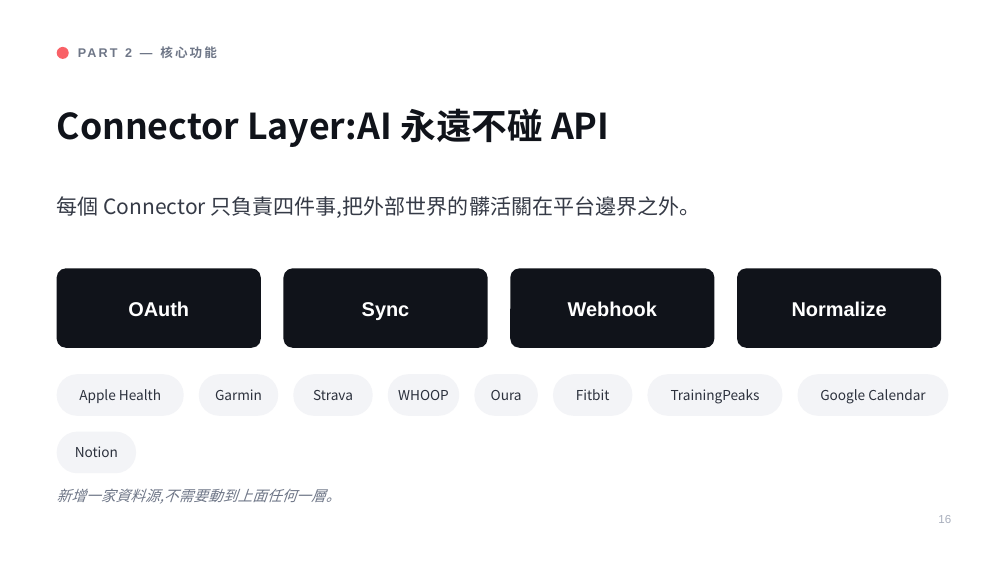
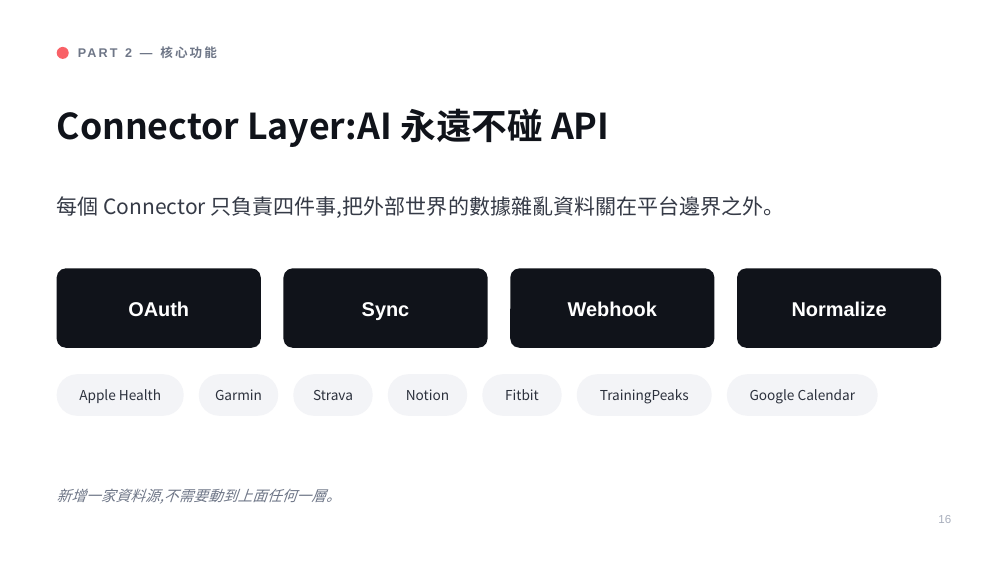
Before and after one commit to henryyeh182/evidra, a slide deck: slide 16 of docs/Fitness-MCP-Product-Vision.pptx. Drawn at 1008x567 pixels with LibreOffice and Linux fonts; fonts in the diff are those of the drawing. Boxes give left, top, right and bottom in pixels: in the first picture for what was removed or moved away, otherwise in the second. Text is boxed around its words. In the diff, an @@ line names an element or a change of style, - is before the commit and + after.

```diff
--- a/docs/Fitness-MCP-Product-Vision.pptx
+++ b/docs/Fitness-MCP-Product-Vision.pptx
@@ text at [57, 196, 785, 218]: text changed @@
-每個 Connector 只負責四件事,把外部世界的髒活關在平台邊界之外。
+每個 Connector 只負責四件事,把外部世界的數據雜亂資料關在平台邊界之外。
@@ text "Notion": place and size @@
-text "Notion" at [75, 446, 118, 457]
+text "Notion" at [406, 389, 449, 400]
@@ rounded rectangle: place and size @@
-rounded rectangle at [57, 432, 136, 473]
+rounded rectangle at [388, 374, 467, 416]
@@ rounded rectangle removed at [388, 374, 459, 416] @@
@@ rounded rectangle removed at [475, 374, 538, 416] @@
@@ 3 texts, 3 rounded rectangles: place and size @@
-3 texts, 3 rounded rectangles at [554, 374, 949, 416]
+3 texts, 3 rounded rectangles at [482, 374, 879, 416]
@@ text removed at [398, 390, 449, 400] @@
-WHOOP
@@ text removed at [491, 390, 522, 400] @@
-Oura
```
Also in this commit, not shown: 1 other slide changed.
